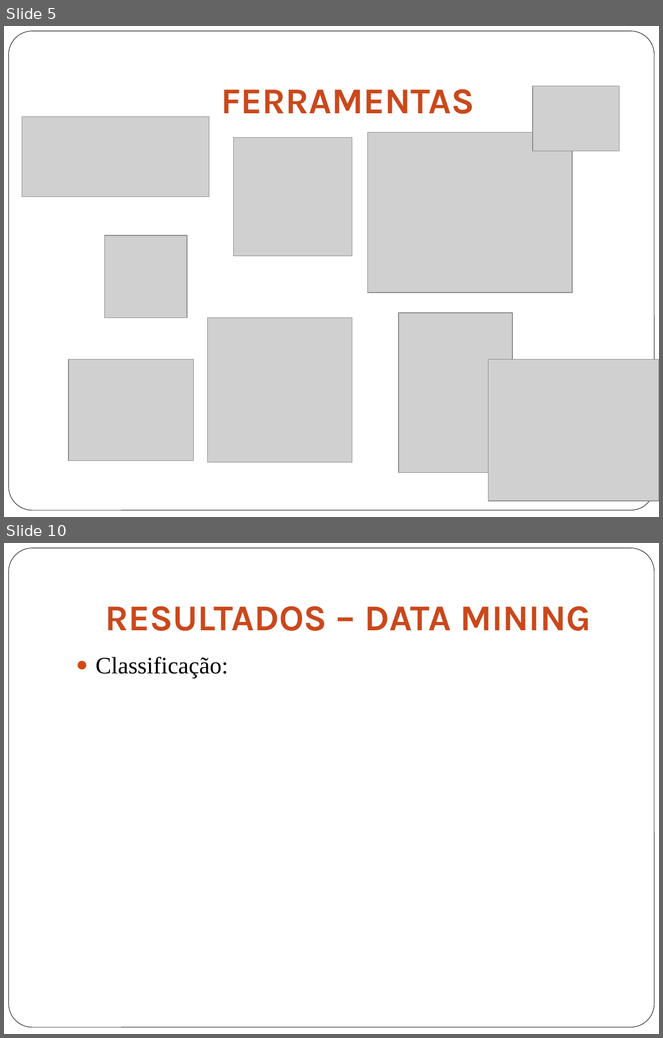
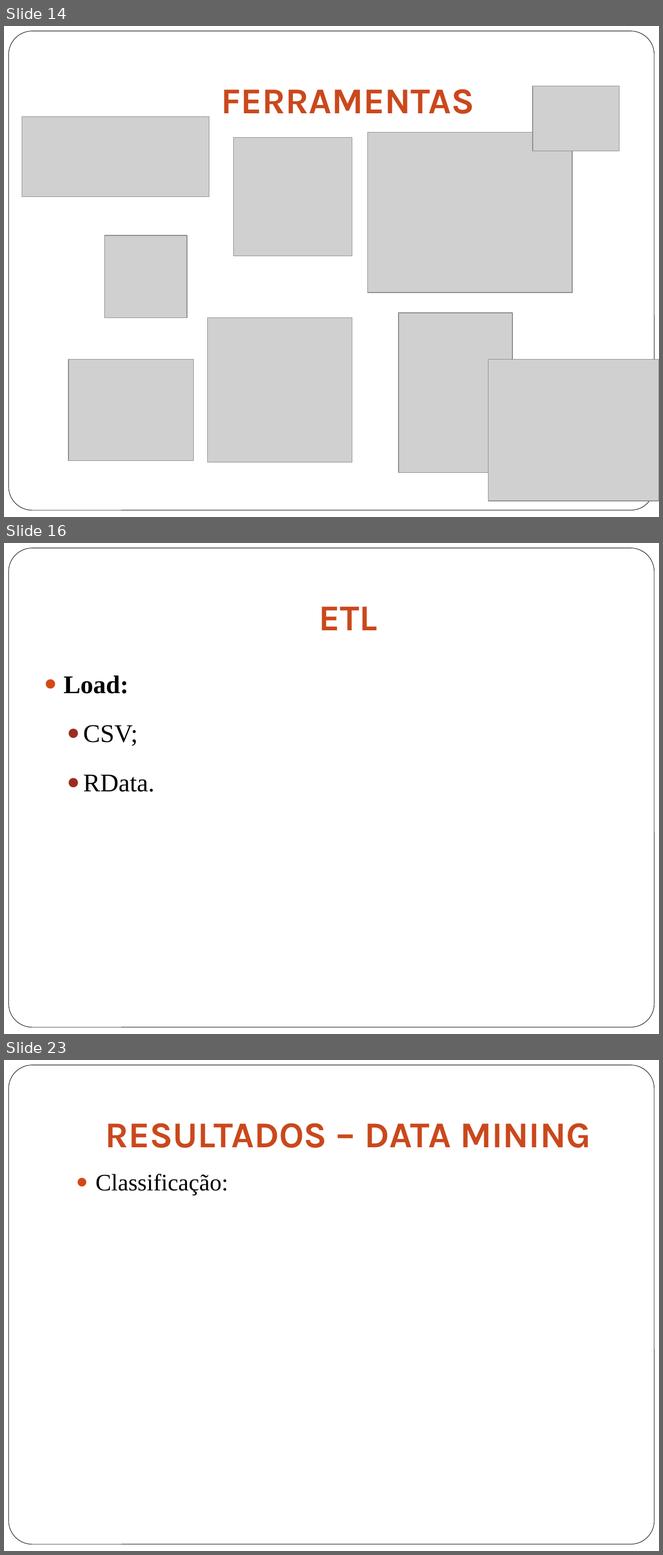
Before and after one commit to gabriellimagomes15/dsa, a slide deck: Apresentacao.pptx. Shown one above the other, each under a label of ours: slides 5 and 10 before the commit, slides 14, 16 and 23 after it; the slides between them are not shown. The pictures are 663x1038 and 663x1555 pixels, drawn with LibreOffice and Linux fonts; fonts in the diff are those of the drawing; grey boxes stand for pictures. Boxes give left, top, right and bottom in pixels: in the first picture for what was removed or moved away, otherwise in the second. Text is boxed around its words. In the diff, an @@ line names an element or a change of style, - is before the commit and + after.

```diff
--- a/Apresentacao.pptx
+++ b/Apresentacao.pptx
@@ slide 16 added at (4, 543, 659, 1034), background #FFFFFF; not listed: 1 template element that a slide beside it also shows @@
@@ title added at (319, 606, 377, 630), 40 pt, text gradient #622410 to #CA481C to #BC431A, bold @@
+ETL
@@ text added at (64, 676, 154, 792), 28 pt, text #000000 @@
+● Load:
+  ● CSV;
+  ● RData.
@@ what was slide 5 is now slide 14 @@
@@ what was slide 10 is now slide 23 @@
```
Also in this commit, not shown: 7 slides changed, 13 other slides added.
